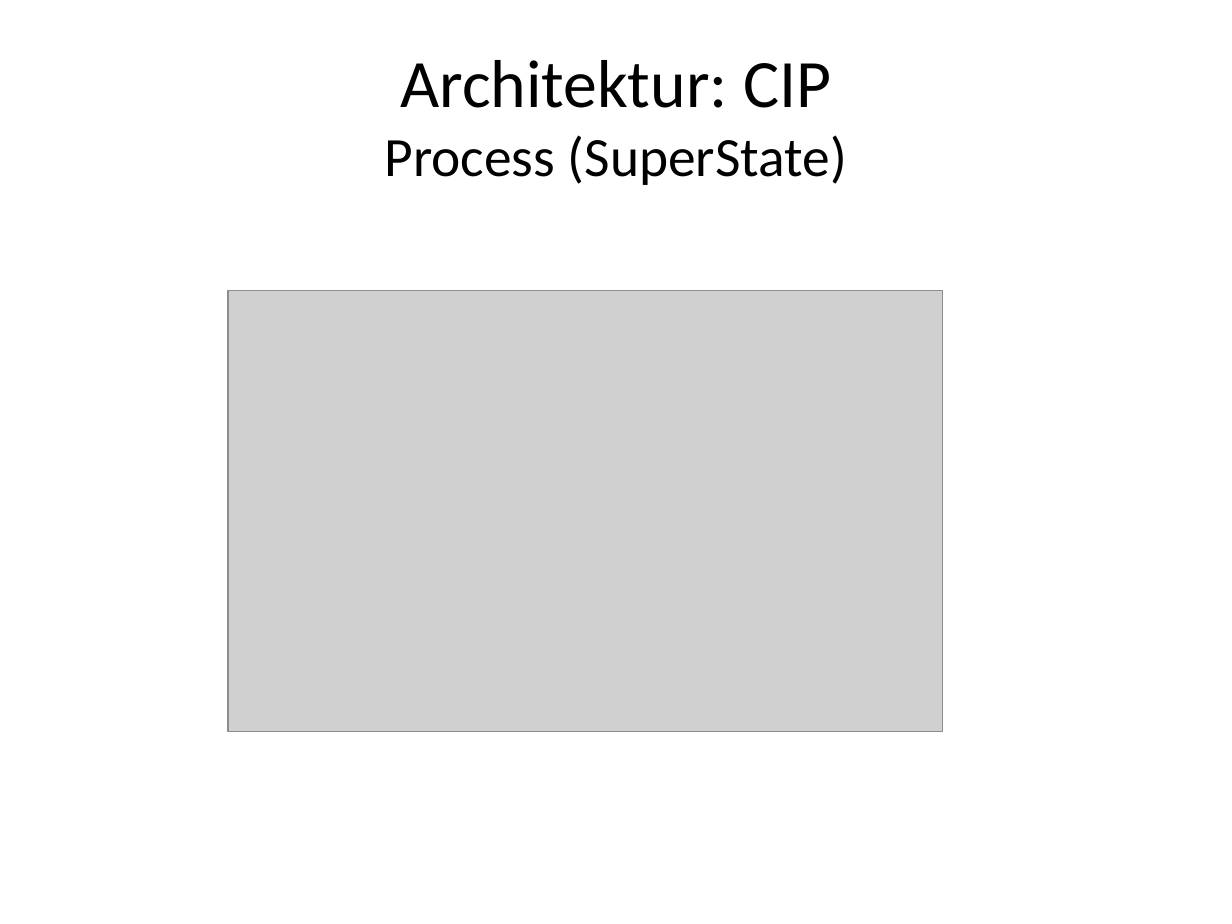
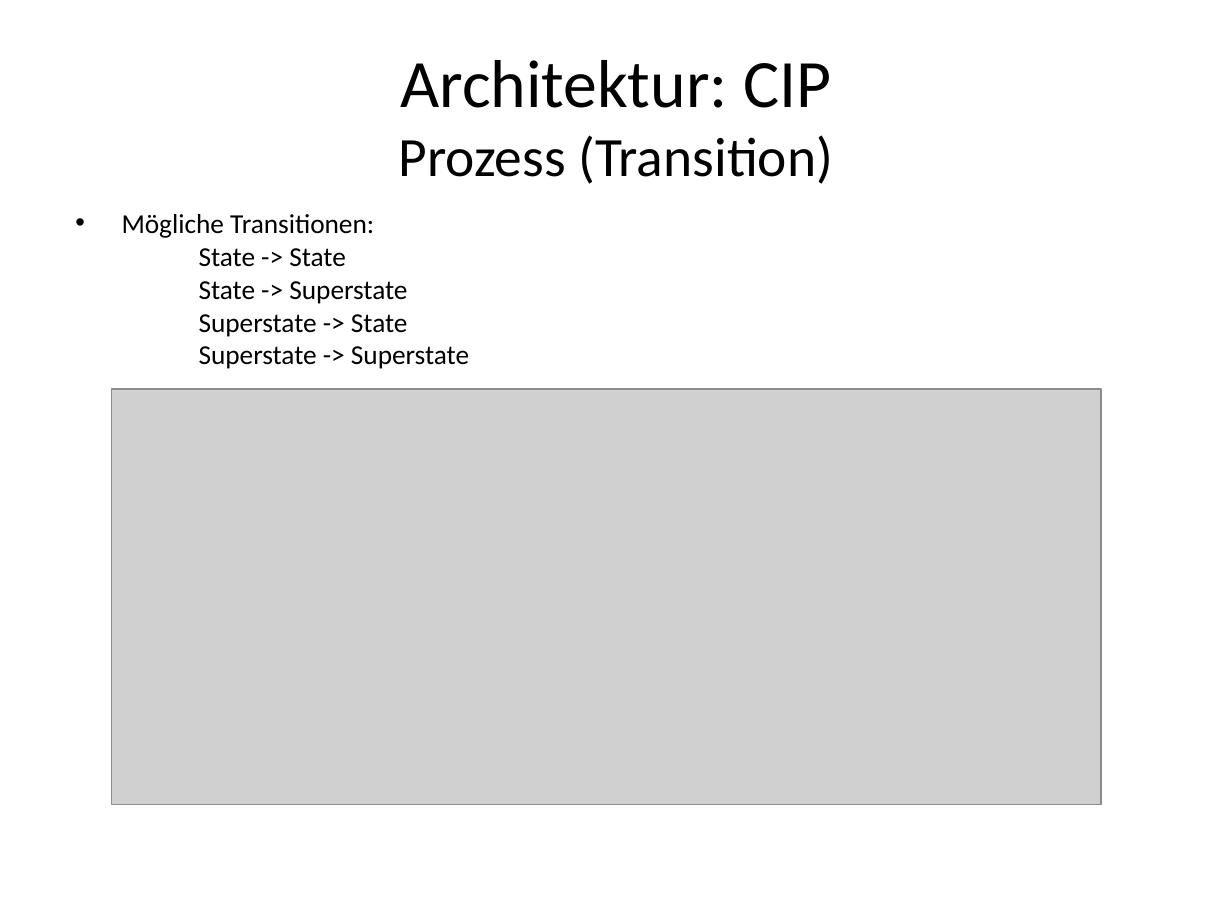
Before and after one commit to actifsource/ch.actifsource.example.cip, a slide deck: slide 14 of ch.actifsource.example.cip.course/docs/Actifsource CIP.pptx (slide 12 before the commit). Drawn at 1232x924 pixels with LibreOffice and Linux fonts; fonts in the diff are those of the drawing; grey boxes stand for pictures. Boxes give left, top, right and bottom in pixels: in the first picture for what was removed or moved away, otherwise in the second. Text is boxed around its words. In the diff, an @@ line names an element or a change of style, - is before the commit and + after.

```diff
--- a/ch.actifsource.example.cip.course/docs/Actifsource CIP.pptx
+++ b/ch.actifsource.example.cip.course/docs/Actifsource CIP.pptx
@@ title at [399,60,833,184]: text changed @@
-Architektur: CIP
-Process (SuperState)
+Architektur: CIP
+Prozess (Transition)
@@ text added at [122,214,469,369], 16 pt, text #000000 @@
+• Mögliche Transitionen:
+  State -> State
+  State -> Superstate
+  Superstate -> State
+  Superstate -> Superstate
@@ picture: place and size @@
-picture at [228,291,942,732]
+picture at [112,389,1101,806]
```
Also in this commit, not shown: 9 other slides changed, 29 slides added, 4 slides removed, 1 other file.
